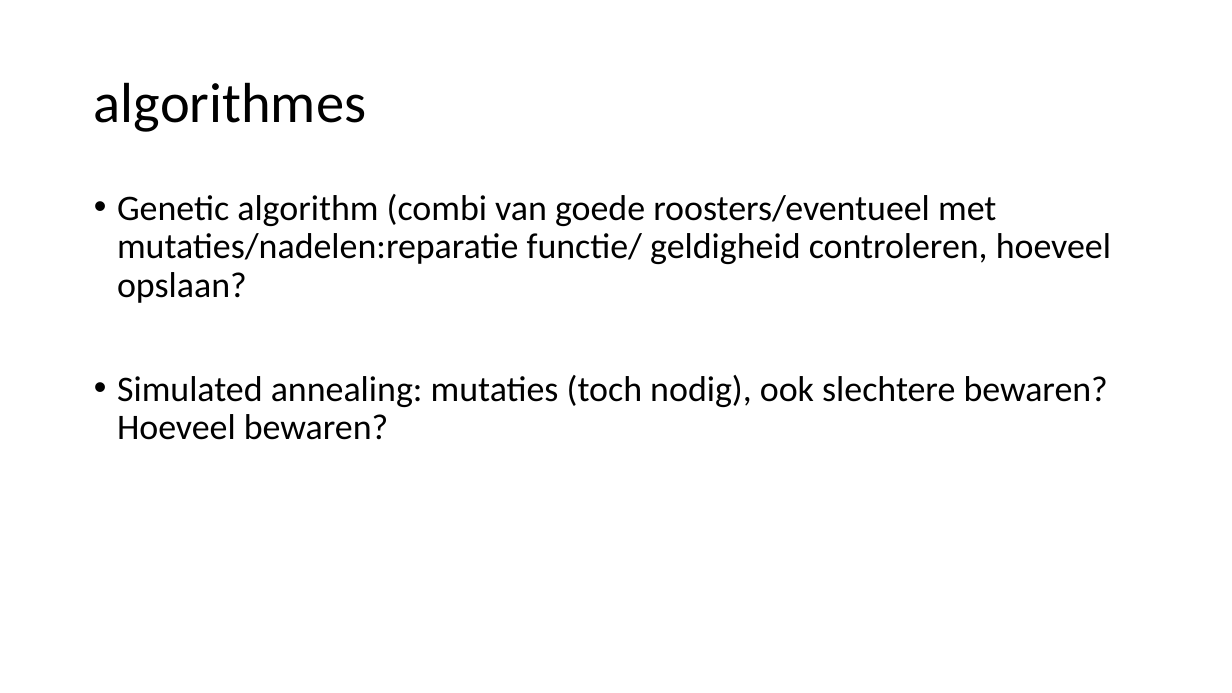
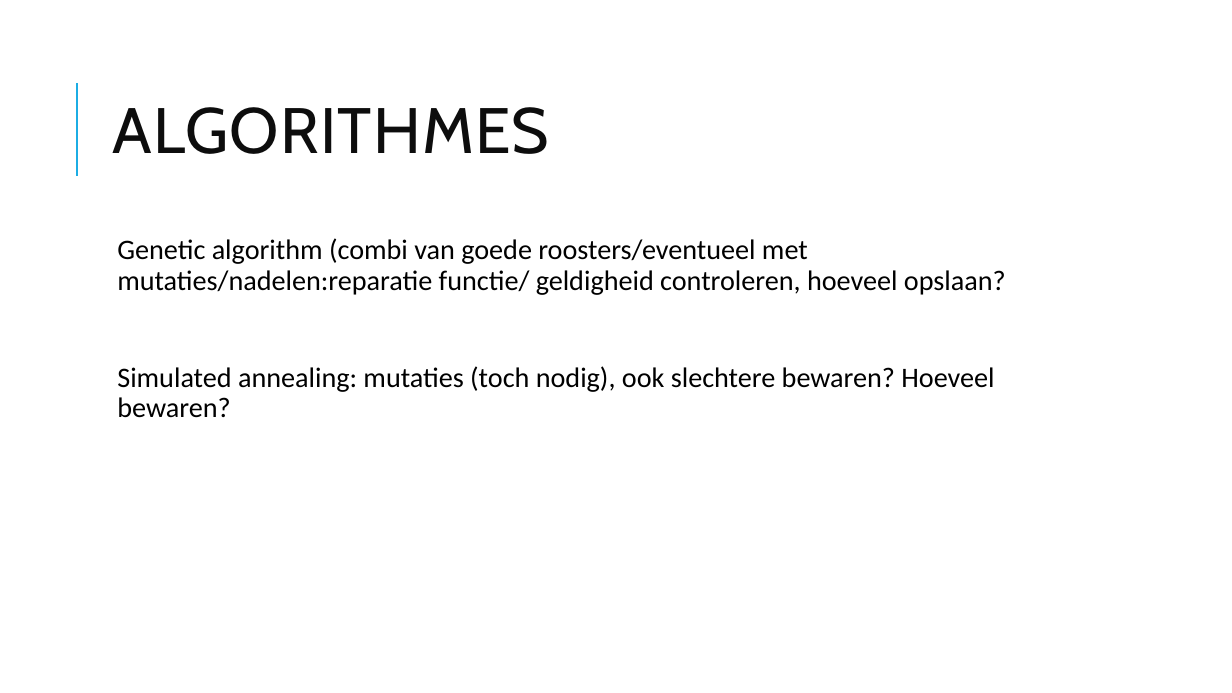
Before and after one commit to popoiopo/Heuristieken, a slide deck: slide 6 of voorstellen.pptx. Drawn at 1232x693 pixels with LibreOffice and Linux fonts; fonts in the diff are those of the drawing. Boxes give left, top, right and bottom in pixels: in the first picture for what was removed or moved away, otherwise in the second. Text is boxed around its words. In the diff, an @@ line names an element or a change of style, - is before the commit and + after.

```diff
--- a/voorstellen.pptx
+++ b/voorstellen.pptx
@@ line added from (77, 176) to (77, 83), #1CADE4 1.5 pt @@
@@ title at bbox=[113, 107, 550, 154]: text changed; size 44 to 50 pt; font Calibri to Cabin; text colour #000000 to #0D0D0D @@
-algorithmes
+ALGORITHMES
@@ text "Genetic algorithm (combi van goede ...": place and size @@
-text "Genetic algorithm (combi van goede ..." at bbox=[117, 194, 1111, 440]
+text "Genetic algorithm (combi van goede ..." at bbox=[117, 238, 1006, 418]
@@ text "Genetic algorithm (combi van goede ..." at bbox=[117, 238, 1006, 418]: size 28 to 22 pt; bullet • to  ; more space between paragraphs @@
```
Also in this commit, not shown: 5 other slides changed, 1 slide added, 2 slides removed, 1 other file.
